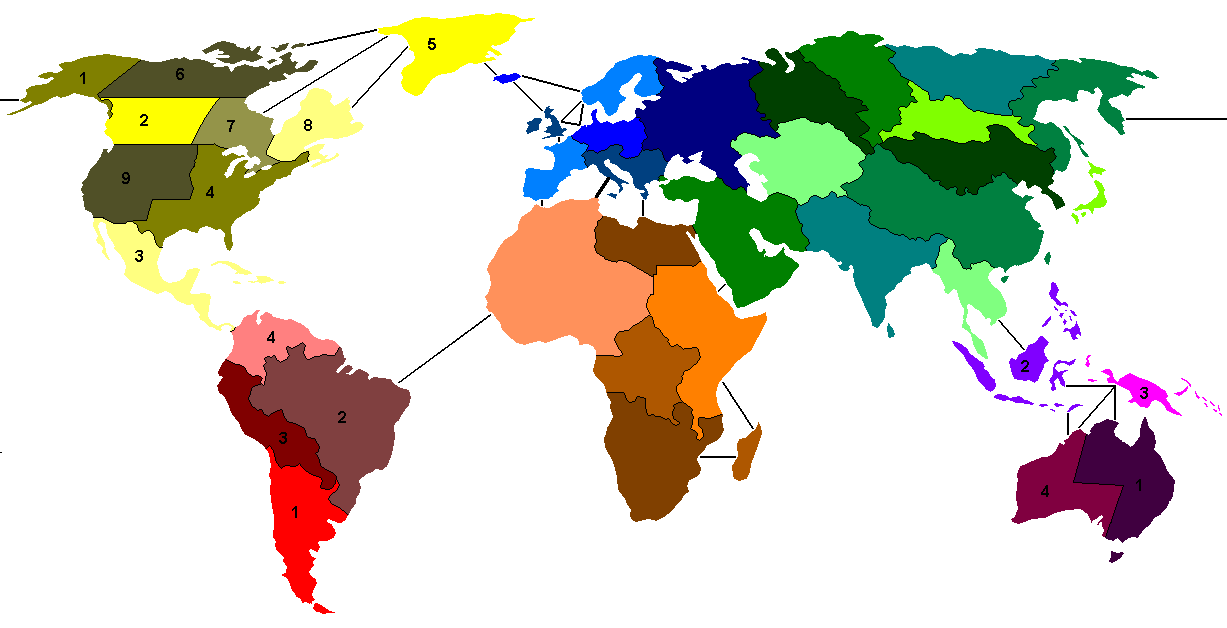
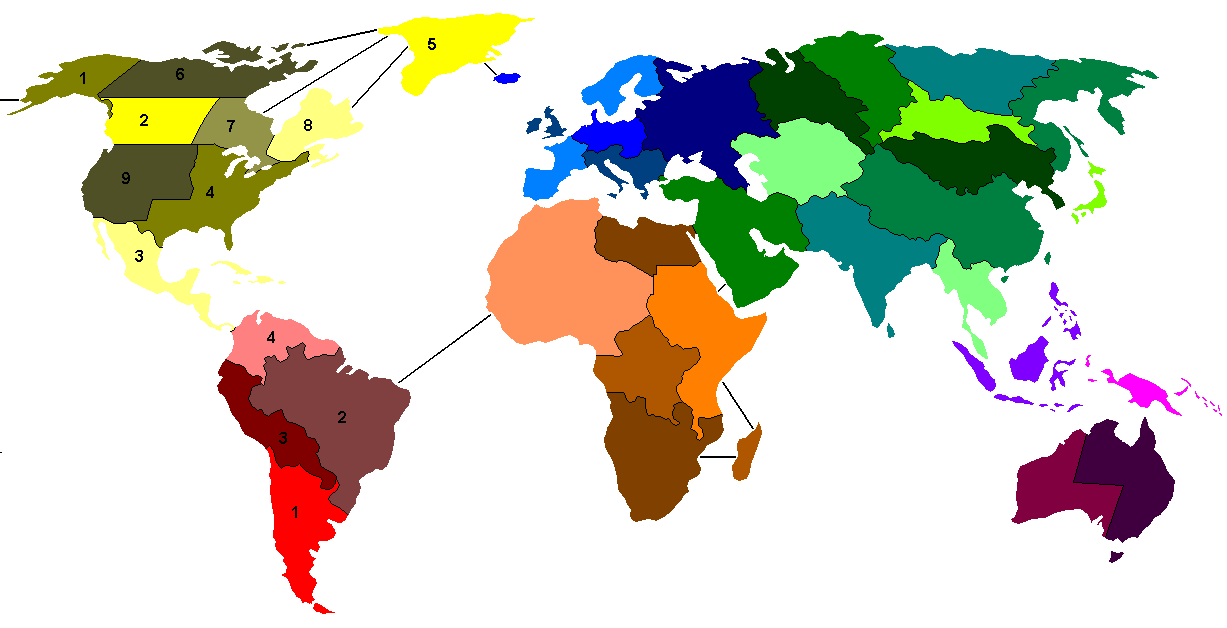
Before/after of a 1227x628 layered artwork. What changed in the layer stack:
added layer "Eastern Australia" above "Western Australia" over [left=1078, top=417, right=1141, bottom=491]
added layer "Western Australia" above "Western Guinea" over [left=1041, top=429, right=1069, bottom=497]
added layer "Western Guinea" above "Indonesia" over [left=1085, top=385, right=1148, bottom=416]
added layer "Indonesia" above "Japan" over [left=998, top=320, right=1083, bottom=387]
painted on "Iceland" over [left=496, top=73, right=518, bottom=84]
painted on "bg" over [left=513, top=75, right=1227, bottom=435]
